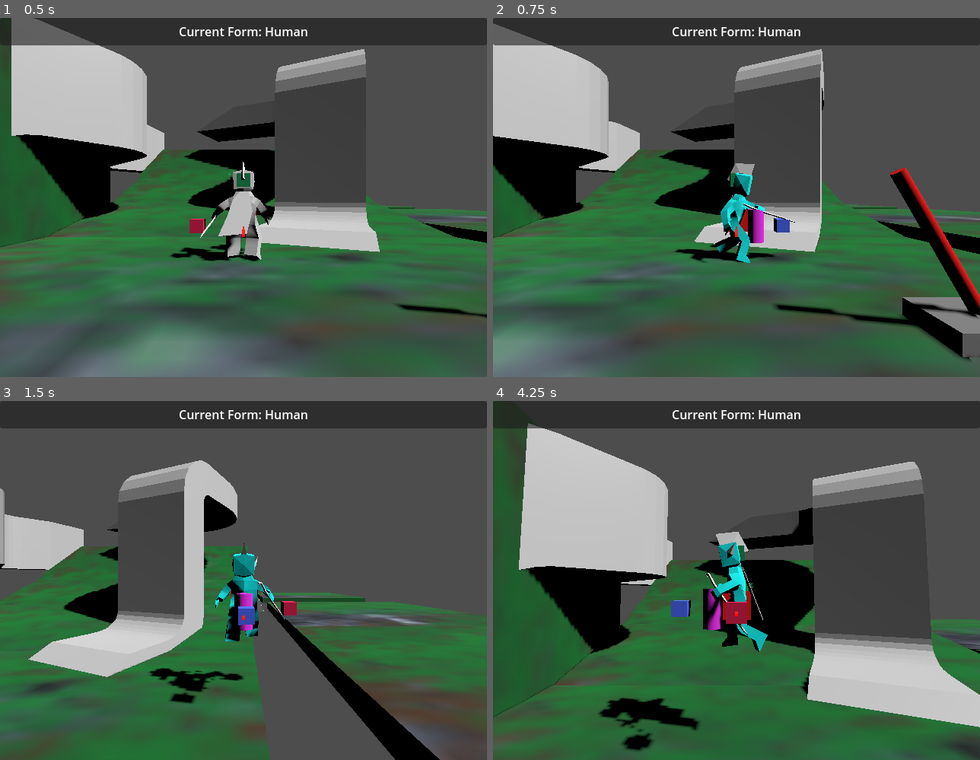
Above: before the commit, frames 1-4 (two rows, left to right).
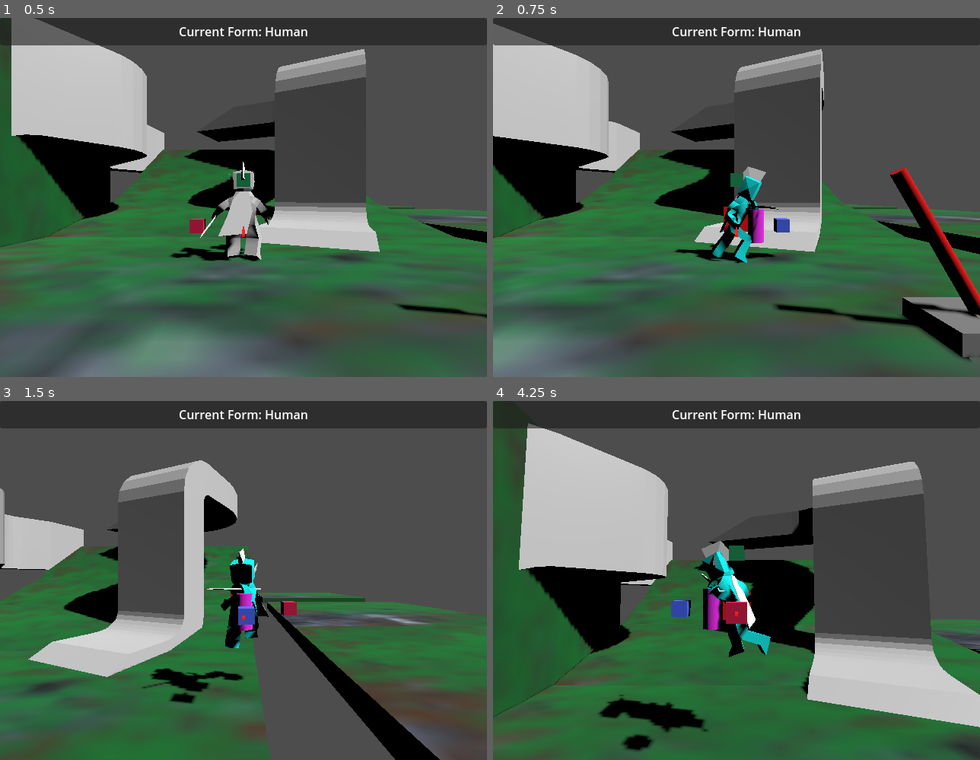
Above: after the commit, the same moments.

Repository: LettucePie/druid
Game: Godot game, scene res://playscenes/play_0.tscn
Same seed, same stepped clock (60 frames per second), same inputs: the game is played once before the commit and once after it.
Inputs:
- Up to frame 1 (0.5 s): no input
- Up to frame 2 (0.75 s): tap Enter (ui_accept) at 0.5 s; hold D (move_right) from 0.53 s (still down); tap N (attack) at 0.6 s
- Up to frame 3 (1.5 s): tap Space (jump) at 0.77 s; release D (move_right) at 1.28 s; hold S (move_down) from 1.28 s (still down); tap N (attack) at 1.35 s
- Up to frame 4 (4.25 s): tap Space (jump) at 1.52, 3.02, 3.77 s; release S (move_down) at 2.03 s; hold D (move_right) 2.03-2.78 s; tap K (cam_down) at 2.1 s; tap N (attack) at 2.3, 3.05, 3.8 s; hold W (move_up) 2.78-3.53 s; tap J (cam_left) at 2.85 s; hold A (move_left) from 3.53 s (still down); tap L (cam_right) at 3.6 s

Frame 1 is identical in both runs. In frame 2, 1.2% of the frame differs, in the area x 39-63%, y 40-69%; in frame 3, 1.3%; in frame 4, 2.3%, in the area x 22-58%, y 36-94%.

Commit message:
merged attack anim onto movement anim

Diff:
--- a/core/player.gd
+++ b/core/player.gd
@@ -245,7 +245,7 @@
 		0,
 		Input.get_axis("move_up", "move_down")).limit_length(1.0)
 	## Assign movement value on AnimationTree using input.length
-	anim_tree.set("parameters/movement/blend_position", move_input_vec.length())
+	anim_tree.set("parameters/movement_speed_blend/blend_position", move_input_vec.length())
 
 	## Orientate the input vector to the camera angle.
 	## **Note** This is currently limited to the aspect of walking on \
@@ -253,7 +253,7 @@
 	var direction = move_input_vec.rotated(
 		Vector3.UP, current_cam.global_rotation.y)
 
-	## Get the Floor Angle by comparing the floor normal against Vector3.UP.
+	## Get the Floor Angle by comparing the StateMachinefloor normal against Vector3.UP.
 	## Then get the cross product to find a perpindicular axis to rotate \
 	## the Orientated Input vector upon, by Floor Angle amount.
 	floor_angle = Vector3.UP.angle_to(get_up_direction())
@@ -419,11 +419,14 @@
 
 	if Input.is_action_just_pressed("attack"):
 		print("Attack Pressed")
+		print("attack_chain: ", attack_chain, " | attack_interrupt: ", attack_interrupt)
+		var attack_chain_playback = anim_tree.get("parameters/attack_chain/playback")
 		if current_form == Form.HUMAN:
 			if attack_chain <= 0:
 				print("Start Attack")
 				attack_chain = 1
-				human_anim.play("attack_" + str(attack_chain))
+#				human_anim.play("attack_" + str(attack_chain))
+				attack_chain_playback.start("attack_" + str(attack_chain))
 				attack_interrupt = false
 			elif attack_interrupt:
 				if attack_chain < 3:
@@ -432,7 +435,8 @@
 				else:
 					print("Attack Chain Finished... Reset")
 					attack_chain = 1
-				human_anim.play("attack_" + str(attack_chain))
+#				human_anim.play("attack_" + str(attack_chain))
+				attack_chain_playback.start("attack_" + str(attack_chain))
 				attack_interrupt = false
 
 	## Process Effects of actions after inputs assign the variables...
--- a/core/player.tscn
+++ b/core/player.tscn
@@ -14,33 +14,76 @@
 _data = [Vector2(0, 0.0526315), 0.0, 0.0, 0, 0, Vector2(0.498339, 0.357895), 2.20412, 2.20412, 0, 0, Vector2(0.611296, 1), 0.0, 0.0, 0, 0, Vector2(1, 0.494737), 0.0, 0.0, 0, 0]
 point_count = 4
 
-[sub_resource type="AnimationNodeAnimation" id="AnimationNodeAnimation_2o073"]
+[sub_resource type="AnimationNodeAnimation" id="AnimationNodeAnimation_vnwp5"]
+animation = &"attack_1"
+
+[sub_resource type="AnimationNodeAnimation" id="AnimationNodeAnimation_ncfa0"]
+animation = &"attack_2"
+
+[sub_resource type="AnimationNodeAnimation" id="AnimationNodeAnimation_jb7fv"]
+animation = &"attack_3"
+
+[sub_resource type="AnimationNodeStateMachineTransition" id="AnimationNodeStateMachineTransition_k7qk6"]
+switch_mode = 2
+advance_mode = 2
+
+[sub_resource type="AnimationNodeStateMachineTransition" id="AnimationNodeStateMachineTransition_lxc75"]
+switch_mode = 2
+advance_mode = 2
+
+[sub_resource type="AnimationNodeStateMachineTransition" id="AnimationNodeStateMachineTransition_yys1i"]
+switch_mode = 2
+advance_mode = 2
+
+[sub_resource type="AnimationNodeStateMachine" id="AnimationNodeStateMachine_yc4o4"]
+states/End/position = Vector2(701, 119)
+states/Start/position = Vector2(221, 119)
+states/attack_1/node = SubResource("AnimationNodeAnimation_vnwp5")
+states/attack_1/position = Vector2(458, 55)
+states/attack_2/node = SubResource("AnimationNodeAnimation_ncfa0")
+states/attack_2/position = Vector2(458, 119)
+states/attack_3/node = SubResource("AnimationNodeAnimation_jb7fv")
+states/attack_3/position = Vector2(458, 188)
+transitions = ["attack_1", "End", SubResource("AnimationNodeStateMachineTransition_k7qk6"), "attack_2", "End", SubResource("AnimationNodeStateMachineTransition_lxc75"), "attack_3", "End", SubResource("AnimationNodeStateMachineTransition_yys1i")]
+graph_offset = Vector2(-44, -3)
+
+[sub_resource type="AnimationNodeAdd2" id="AnimationNodeAdd2_1chkm"]
+filter_enabled = true
+filters = ["..:attack_chain", "..:attack_interrupt", "human_armature/Skeleton3D:Center", "human_armature/Skeleton3D:bicep.l", "human_armature/Skeleton3D:bicep.r", "human_armature/Skeleton3D:forearm.l", "human_armature/Skeleton3D:forearm.r", "human_armature/Skeleton3D:hand.l", "human_armature/Skeleton3D:hand.r", "human_armature/Skeleton3D:head", "human_armature/Skeleton3D:neck", "human_armature/Skeleton3D:shoulder.l", "human_armature/Skeleton3D:shoulder.r", "human_armature/Skeleton3D:staff.a"]
+
+[sub_resource type="AnimationNodeAnimation" id="AnimationNodeAnimation_l7vpf"]
 animation = &"idle"
 
-[sub_resource type="AnimationNodeAnimation" id="AnimationNodeAnimation_62nk0"]
+[sub_resource type="AnimationNodeAnimation" id="AnimationNodeAnimation_q4ci0"]
 animation = &"walk"
 
-[sub_resource type="AnimationNodeAnimation" id="AnimationNodeAnimation_8tgen"]
+[sub_resource type="AnimationNodeAnimation" id="AnimationNodeAnimation_axvxg"]
 animation = &"run"
 
-[sub_resource type="AnimationNodeBlendSpace1D" id="AnimationNodeBlendSpace1D_214sk"]
-blend_point_0/node = SubResource("AnimationNodeAnimation_2o073")
-blend_point_0/pos = 0.0
-blend_point_1/node = SubResource("AnimationNodeAnimation_62nk0")
-blend_point_1/pos = 0.118615
-blend_point_2/node = SubResource("AnimationNodeAnimation_8tgen")
-blend_point_2/pos = 0.699567
+[sub_resource type="AnimationNodeAnimation" id="AnimationNodeAnimation_21o76"]
+animation = &"idle"
+
+[sub_resource type="AnimationNodeBlendSpace1D" id="AnimationNodeBlendSpace1D_j6sap"]
+blend_point_0/node = SubResource("AnimationNodeAnimation_l7vpf")
+blend_point_0/pos = -1.0
+blend_point_1/node = SubResource("AnimationNodeAnimation_q4ci0")
+blend_point_1/pos = 0.3
+blend_point_2/node = SubResource("AnimationNodeAnimation_axvxg")
+blend_point_2/pos = 0.6
+blend_point_3/node = SubResource("AnimationNodeAnimation_21o76")
+blend_point_3/pos = 0.0
 min_space = 0.0
 
-[sub_resource type="AnimationNodeStateMachineTransition" id="AnimationNodeStateMachineTransition_p8k5g"]
-advance_mode = 2
-
-[sub_resource type="AnimationNodeStateMachine" id="AnimationNodeStateMachine_x4j4p"]
-states/Start/position = Vector2(197, 100)
-states/movement/node = SubResource("AnimationNodeBlendSpace1D_214sk")
-states/movement/position = Vector2(541, 100)
-transitions = ["Start", "movement", SubResource("AnimationNodeStateMachineTransition_p8k5g")]
-graph_offset = Vector2(13, -14)
+[sub_resource type="AnimationNodeBlendTree" id="AnimationNodeBlendTree_uw77h"]
+graph_offset = Vector2(-524.156, 49.5926)
+nodes/attack_chain/node = SubResource("AnimationNodeStateMachine_yc4o4")
+nodes/attack_chain/position = Vector2(-360, 260)
+nodes/merge_attack/node = SubResource("AnimationNodeAdd2_1chkm")
+nodes/merge_attack/position = Vector2(40, 140)
+nodes/movement_speed_blend/node = SubResource("AnimationNodeBlendSpace1D_j6sap")
+nodes/movement_speed_blend/position = Vector2(-360, 120)
+nodes/output/position = Vector2(360, 140)
+node_connections = [&"output", 0, &"merge_attack", &"merge_attack", 0, &"movement_speed_blend", &"merge_attack", 1, &"attack_chain"]
 
 [sub_resource type="SphereShape3D" id="SphereShape3D_tq1pq"]
 
@@ -106,9 +149,11 @@
 cam_distance_curve = SubResource("Curve_hyoh0")
 
 [node name="player_animtree" type="AnimationTree" parent="."]
-tree_root = SubResource("AnimationNodeStateMachine_x4j4p")
+tree_root = SubResource("AnimationNodeBlendTree_uw77h")
 anim_player = NodePath("../player_mesh/AnimationPlayer")
-parameters/movement/blend_position = 0.67619
+active = true
+parameters/merge_attack/add_amount = 1.0
+parameters/movement_speed_blend/blend_position = 0.0787879
 script = ExtResource("2_4cmwe")
 
 [node name="CollisionShape3D" type="CollisionShape3D" parent="."]
@@ -130,40 +175,40 @@
 transform = Transform3D(-0.312618, 0, -2.73299e-08, 0, 0.312618, 0, 2.73299e-08, 0, -0.312618, 0, 0.143265, 0)
 
 [node name="Skeleton3D" parent="player_mesh/human_armature" index="0"]
-bones/0/position = Vector3(-3.68438e-33, -0.169815, -0.180708)
-bones/0/rotation = Quaternion(0.0444867, -0.00252051, -0.00153328, 0.999006)
-bones/1/position = Vector3(-0.368039, 0.940959, -0.0824707)
-bones/1/rotation = Quaternion(0.00758694, 0.0475869, 0.793412, 0.606775)
-bones/2/rotation = Quaternion(-0.0493773, 0.0626543, 0.349399, 0.933572)
-bones/3/rotation = Quaternion(0.376813, 0.0486584, 0.04267, 0.924026)
-bones/5/rotation = Quaternion(-0.0845562, 0.206801, 0.00044103, 0.974722)
-bones/6/rotation = Quaternion(0.102735, -0.0972319, 0.0229697, 0.989679)
-bones/10/position = Vector3(-0.34512, -0.192523, -0.00858108)
-bones/10/rotation = Quaternion(-0.0157968, 0.313718, 0.948197, 0.0474847)
-bones/11/rotation = Quaternion(-0.307423, -0.0466441, -0.0140581, 0.950325)
-bones/12/position = Vector3(0.380896, 0.934056, -0.108318)
-bones/12/rotation = Quaternion(-0.0512028, -0.0161421, -0.7406, 0.669798)
-bones/13/rotation = Quaternion(-0.101361, -0.031714, -0.253635, 0.961452)
-bones/14/rotation = Quaternion(0.550328, -0.126573, -0.161496, 0.809344)
-bones/15/rotation = Quaternion(-1.18167e-07, 9.42579e-07, -0.15801, 0.987437)
-bones/17/position = Vector3(0.358753, -0.19082, -0.0116345)
-bones/17/rotation = Quaternion(0.0810074, 0.240356, 0.965932, -0.0514052)
-bones/18/rotation = Quaternion(-0.620941, 0.0249686, 0.0431475, 0.782271)
+bones/0/position = Vector3(0, -0.136251, -0.10598)
+bones/0/rotation = Quaternion(0.0914123, -0.00244562, -0.0016501, 0.995809)
+bones/1/position = Vector3(-0.367129, 0.934878, -0.109626)
+bones/1/rotation = Quaternion(-0.0229703, 0.0240496, 0.798291, 0.601353)
+bones/2/rotation = Quaternion(0.0834039, -0.0313383, 0.324214, 0.941779)
+bones/3/rotation = Quaternion(0.317049, 0.0415371, 0.0138462, 0.947398)
+bones/5/rotation = Quaternion(-0.0219954, -0.0138801, 0.00388568, 0.999654)
+bones/6/rotation = Quaternion(-0.0150778, -3.56578e-05, -0.000320333, 0.999886)
+bones/10/position = Vector3(-0.34512, -0.192523, -0.00858107)
+bones/10/rotation = Quaternion(-0.167172, 0.294965, 0.939794, 0.0428468)
+bones/11/rotation = Quaternion(-0.392658, -0.015043, -0.0104213, 0.919503)
+bones/12/position = Vector3(0.379986, 0.940138, -0.0811626)
+bones/12/rotation = Quaternion(-0.0454835, -0.0210864, -0.740766, 0.66989)
+bones/13/rotation = Quaternion(-0.0857118, -0.026098, -0.251565, 0.963684)
+bones/14/rotation = Quaternion(0.395912, -0.0344117, -0.113618, 0.910582)
+bones/15/rotation = Quaternion(-1.22581e-07, 9.50359e-07, -0.15801, 0.987437)
+bones/17/position = Vector3(0.358753, -0.19082, -0.0116346)
+bones/17/rotation = Quaternion(0.0895578, 0.229617, 0.965379, -0.0854313)
+bones/18/rotation = Quaternion(-0.244361, -0.0708525, -0.00690715, 0.967068)
 
 [node name="ear_a" parent="player_mesh/human_armature/Skeleton3D" index="0"]
-transform = Transform3D(0.975973, -0.0121135, 0.217554, 0.0406478, 0.991048, -0.127169, -0.214066, 0.132956, 0.967728, -0.0127677, 1.68731, -0.0417426)
+transform = Transform3D(0.999448, -0.00245646, -0.033132, -0.00115822, 0.99408, -0.108641, 0.0332028, 0.108619, 0.993529, 0.000736249, 1.70689, 0.181651)
 bone_idx = 7
 
 [node name="hair_a" parent="player_mesh/human_armature/Skeleton3D" index="1"]
-transform = Transform3D(0.975973, -0.0121135, 0.217554, 0.0406478, 0.991048, -0.127169, -0.214066, 0.132956, 0.967728, -0.0759959, 2.10906, -0.249929)
+transform = Transform3D(0.999448, -0.00245646, -0.033132, -0.00115822, 0.99408, -0.108641, 0.0332028, 0.108619, 0.993529, 0.00868341, 2.12485, -0.0429898)
 bone_idx = 8
 
 [node name="cape" parent="player_mesh/human_armature/Skeleton3D" index="2"]
-transform = Transform3D(0.898685, -0.0895477, 0.429356, 0.0238528, 0.987466, 0.156022, -0.437946, -0.129973, 0.889556, -0.22733, 1.09436, -0.473625)
+transform = Transform3D(0.999451, -0.0328624, 0.004153, 0.0330635, 0.997321, -0.0652563, -0.00199739, 0.0653579, 0.99786, -0.0395165, 1.20821, -0.306594)
 bone_idx = 9
 
 [node name="staff_a" parent="player_mesh/human_armature/Skeleton3D" index="3"]
-transform = Transform3D(0.519806, -0.360535, 0.774478, 0.598453, 0.800635, -0.0289515, -0.609636, 0.478538, 0.631938, 1.29561, 0.22507, 0.281753)
+transform = Transform3D(0.382914, -0.33893, 0.859362, 0.866583, 0.454052, -0.207054, -0.320018, 0.823992, 0.467573, 1.4021, 0.0625033, 0.260626)
 bone_idx = 16
 
 [node name="standin_floor" parent="player_mesh" index="1"]
Not shown: 1 places in core/player.tscn that only renumber resources
Not shown, changed: art/model/human_model_0.1.blend
